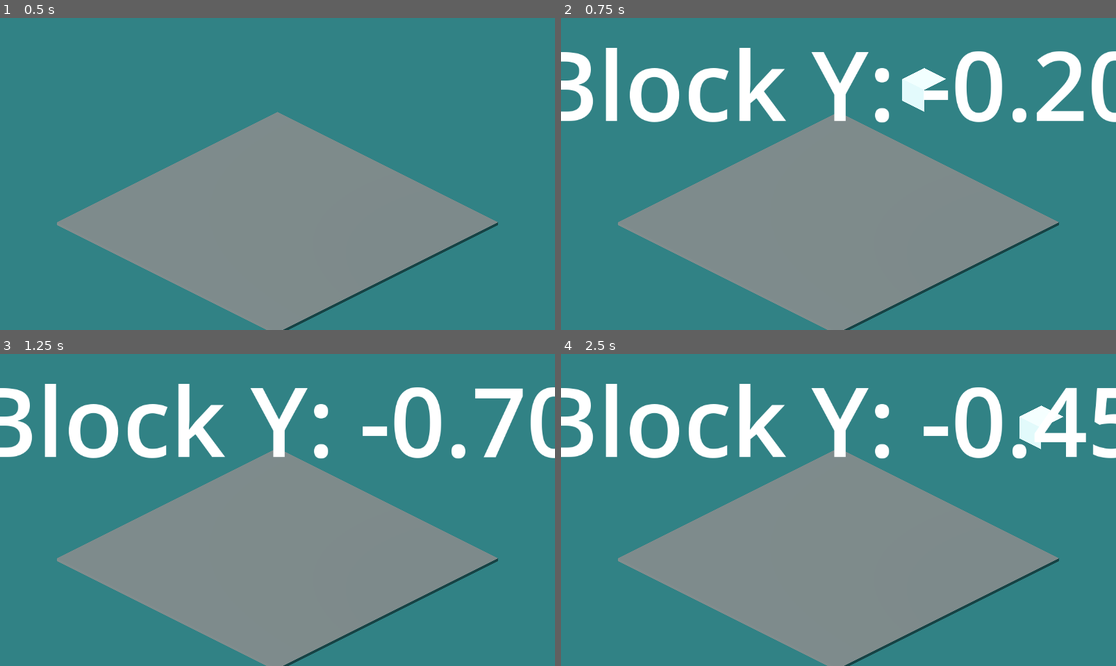
Above: before the commit, frames 1-4 (two rows, left to right).
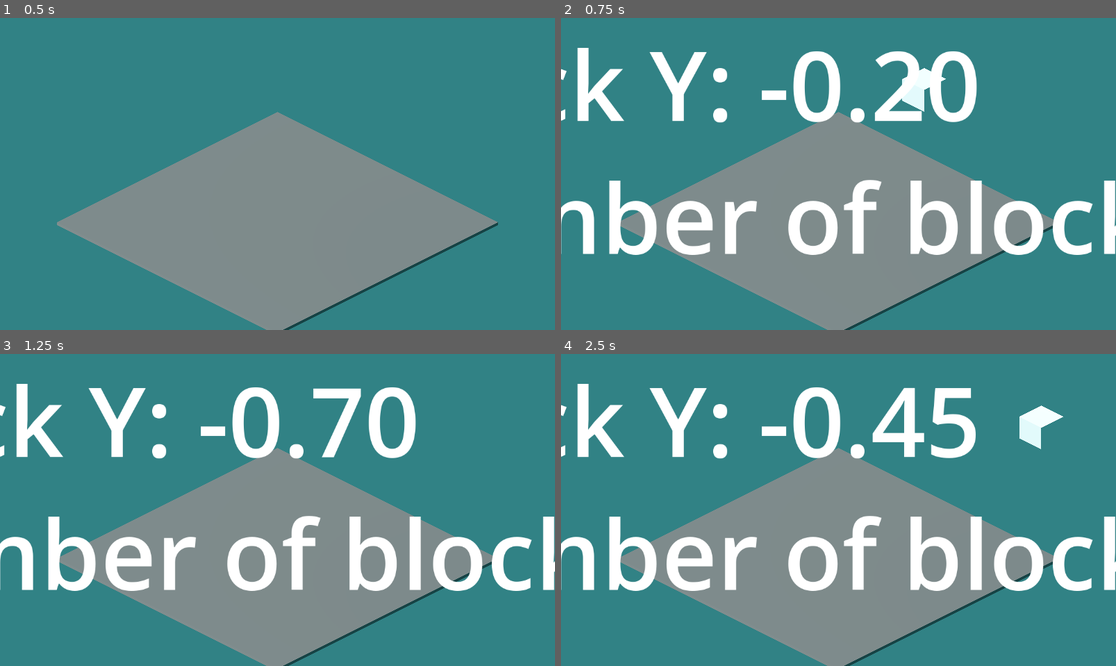
Above: after the commit, the same moments.

Repository: dream-team-reborn/godot-wild-jam-73
Game: Godot game, scene res://scenes/game.tscn
Two runs of this game, one before a commit and one after it. Both use one fixed random seed, a clock stepped at 60 frames per second and the inputs below.
Inputs (mouse positions are in pixels of both pictures, inside the frame that each line leads up to):
- Up to frame 1 (0.5 s): no input
- Up to frame 2 (0.75 s): tap Enter at 0.5 s; move the mouse to (960, 158) at 0.52 s; hold Right (move_right) from 0.53 s (still down); hold Space (confirm) from 0.53 s (still down); click (960, 158) at 0.67 s
- Up to frame 3 (1.25 s): keep holding Right (move_right); keep holding Space (confirm)
- Up to frame 4 (2.5 s): release Right (move_right) at 1.25 s; release Space (confirm) at 1.25 s; drag from (727, 525) to (810, 572) at 1.27 s; move the mouse to (894, 441) at 2.02 s; hold Right (move_right) from 2.03 s (still down); hold Space (confirm) from 2.03 s (still down)

Frame 1 is identical in both runs. In frame 2, 17% of the frame differs, in the area x 0-100%, y 9-76%; in frame 3, 17%; in frame 4, 17%.

Commit message:
add number of blocks in debug text

Diff:
--- /dev/null
+++ b/scenes/debug_text_update.gd
@@ -0,0 +1,19 @@
+extends Label
+
+var y = 0
+var number_of_blocks = 0
+
+func _ready() -> void:
+	GlobalEventBus.connect("module_y", _on_update_y)
+	GlobalEventBus.connect("block_number_change", _on_block_number_change)
+
+func _on_update_y(other_y):
+	y = other_y
+	_update_text()
+
+func _on_block_number_change(other_number_of_blocks):
+	number_of_blocks = other_number_of_blocks
+	_update_text()
+
+func _update_text():
+	text = "Block Y: %.02f\nNumber of blocks: %d" % [y, number_of_blocks]
--- a/scenes/game.tscn
+++ b/scenes/game.tscn
@@ -4,7 +4,7 @@
 [ext_resource type="Script" path="res://scripts/input_handler.gd" id="2_4aiat"]
 [ext_resource type="PackedScene" uid="uid://bclvasfglmlw2" path="res://scripts/block_factory.tscn" id="3_eu714"]
 [ext_resource type="Script" path="res://scenes/game_manager.gd" id="4_3nxp3"]
-[ext_resource type="Script" path="res://scenes/y_axis_text.gd" id="5_qtm6v"]
+[ext_resource type="Script" path="res://scenes/debug_text_update.gd" id="5_qtm6v"]
 [ext_resource type="Script" path="res://scripts/module_spawner_inspector.gd" id="6_8mp6j"]
 
 [sub_resource type="Environment" id="Environment_g8yu1"]
@@ -75,7 +75,7 @@
 grow_horizontal = 2
 grow_vertical = 2
 
-[node name="YAxisText" type="Label" parent="Control"]
+[node name="DebugText" type="Label" parent="Control"]
 unique_name_in_owner = true
 layout_mode = 1
 anchors_preset = 15
--- a/scenes/global_event_bus.tscn
+++ b/scenes/global_event_bus.tscn
@@ -24,6 +24,11 @@
 name = &"y"
 type = 3
 
+[sub_resource type="Resource" id="Resource_opwcd"]
+script = ExtResource("3_8my5v")
+name = &"1"
+type = 2
+
 [node name="GlobalEventBus" type="Node"]
 script = ExtResource("1_p2lko")
 
@@ -41,3 +46,7 @@
 [node name="module_y" type="Node" parent="."]
 script = ExtResource("2_23oks")
 params = Array[ExtResource("3_8my5v")]([SubResource("Resource_iq12k")])
+
+[node name="block_number_change" type="Node" parent="."]
+script = ExtResource("2_23oks")
+params = Array[ExtResource("3_8my5v")]([SubResource("Resource_opwcd")])
--- a/scenes/y_axis_text.gd
+++ /dev/null
@@ -1,7 +0,0 @@
-extends Label
-
-func _ready() -> void:
-	GlobalEventBus.connect("module_y", _on_update_y)
-
-func _on_update_y(y):
-	text = "Block Y: %.02f" % y
--- a/scripts/module_spawner_inspector.gd
+++ b/scripts/module_spawner_inspector.gd
@@ -41,6 +41,7 @@
 		_blocks[node.get_instance_id()] = module.block
 		for stat in stats:
 			_blocks_checks[str(node.get_instance_id()) + "_" + stat] = 0
+		_send_block_number_change_signal()
 
 func _on_exiting_tree(node: Node) -> void:
 	var module = node as Module
@@ -48,6 +49,10 @@
 		_blocks.erase(node.get_instance_id())
 		for stat in stats:
 			_blocks_checks.erase(str(node.get_instance_id()) + "_" + stat)
+		_send_block_number_change_signal()
 
 func _on_stat_changed(stat: String, value: int) -> void:
 	print(stat + " changed by " + str(value))
+
+func _send_block_number_change_signal():
+	GlobalEventBus.publish("block_number_change", [_blocks.size()])
Not shown: 1 places in resources/block_1.tres that only renumber resources
Not shown: 1 places in resources/block_2.tres that only renumber resources
Not shown: 1 places in resources/block_3.tres that only renumber resources
Not shown: 1 places in resources/block_4.tres that only renumber resources
Not shown: 1 places in scenes/global_event_bus.tscn that only renumber resources
